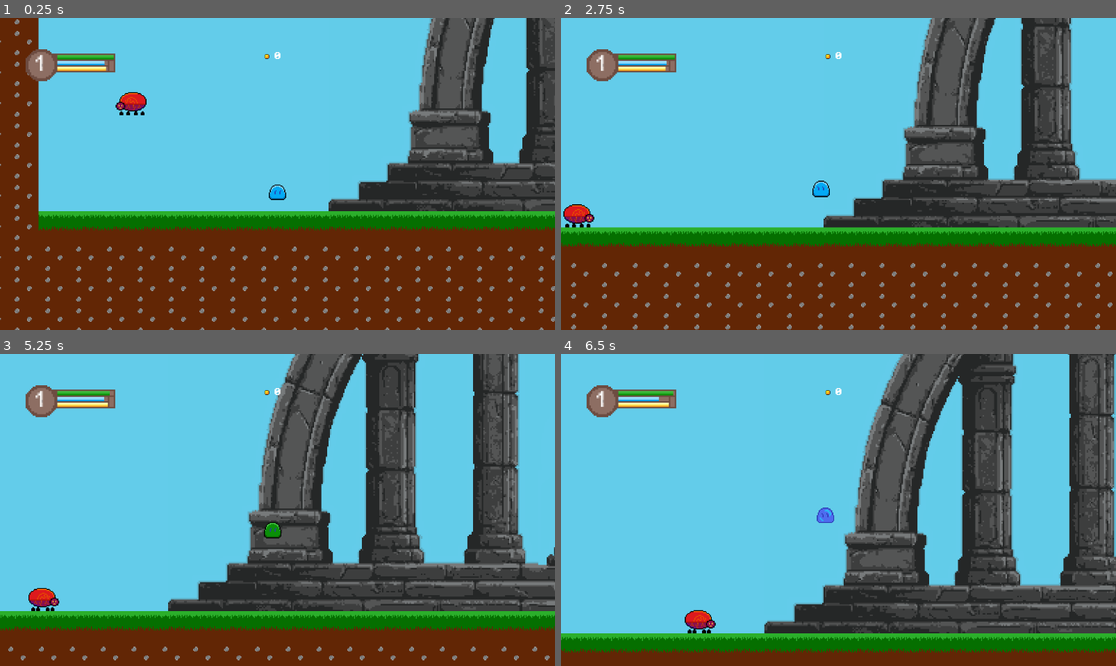
Above: before the commit, frames 1-4 (two rows, left to right).
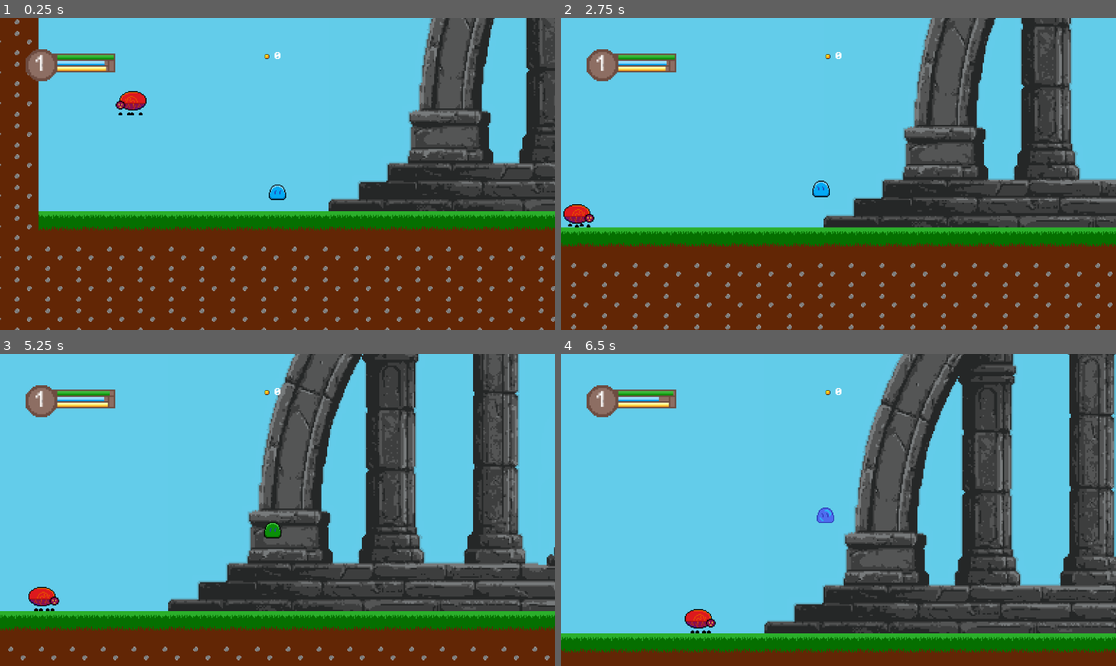
Above: after the commit, the same moments.

Repository: HEX-nova/Elegy-of-Ascension
Game: Godot game, scene res://Scenes/Tutorial.tscn
Two runs of this game, one before a commit and one after it. Both use one fixed random seed, a clock stepped at 60 frames per second and the inputs below.
Inputs (mouse positions are in pixels of both pictures, inside the frame that each line leads up to):
- Up to frame 1 (0.25 s): no input
- Up to frame 2 (2.75 s): tap Enter (ui_accept) at 0.5, 0.77, 1.52 s; move the mouse to (960, 158) at 0.52 s; press the mouse at (960, 158) at 0.53 s; hold Right (ui_right) 0.53-2.03 s; move the mouse to (727, 189) at 1.27 s; release the mouse at (727, 189) at 1.28 s; right-click (727, 189) at 1.35 s; move the mouse to (894, 105) at 2.02 s; hold Left (ui_left) from 2.03 s (still down); hold Shift (Sprint) from 2.03 s (still down)
- Up to frame 3 (5.25 s): move the mouse to (249, 572) at 2.77 s; release Left (ui_left) at 2.78 s; release Shift (Sprint) at 2.78 s; hold Right (ui_right) 2.78-4.28 s; click (249, 572) at 2.85 s; tap Enter (ui_accept) at 3.02, 3.77, 4.52 s; move the mouse to (444, 556) at 3.52 s; right-click (444, 556) at 3.6 s; move the mouse to (111, 463) at 4.27 s; hold Left (ui_left) 4.28-5.03 s; tap Shift (Sprint) at 4.35 s; move the mouse to (305, 510) at 5.02 s; press the mouse at (305, 510) at 5.03 s; hold Right (ui_right) from 5.03 s (still down)
- Up to frame 4 (6.5 s): move the mouse to (755, 432) at 5.77 s; release Right (ui_right) at 5.78 s; release the mouse at (755, 432) at 5.78 s; hold Left (ui_left) from 5.78 s (still down); right-click (755, 432) at 5.85 s; tap Enter (ui_accept) at 6.02 s

The runs differ from the first frame. In frame 1, 0.2% of the frame differs, in the area x 20-27%, y 23-32%; in frame 2, less than 0.1%; in frame 3, 0.2%; in frame 4, 0.2%.

Commit message:
cinderbug animation upgrade + player laser damage corection

Diff:
--- a/Scenes/cinderbug.tscn
+++ b/Scenes/cinderbug.tscn
@@ -4,26 +4,40 @@
 [ext_resource type="Script" uid="uid://c4nmpo8jpc42q" path="res://Scripts/cinderbug.gd" id="1_cfc6s"]
 [ext_resource type="PackedScene" uid="uid://4o6ka6gb6nch" path="res://Scenes/EnemyStatsComponent.tscn" id="2_cfc6s"]
 
-[sub_resource type="AtlasTexture" id="AtlasTexture_cfbg7"]
+[sub_resource type="AtlasTexture" id="AtlasTexture_cfc6s"]
 atlas = ExtResource("1_3dux3")
 region = Rect2(0, 0, 32, 32)
 
+[sub_resource type="AtlasTexture" id="AtlasTexture_cfbg7"]
+atlas = ExtResource("1_3dux3")
+region = Rect2(32, 0, 32, 32)
+
 [sub_resource type="AtlasTexture" id="AtlasTexture_ja4nx"]
 atlas = ExtResource("1_3dux3")
-region = Rect2(32, 0, 32, 32)
+region = Rect2(64, 0, 32, 32)
+
+[sub_resource type="AtlasTexture" id="AtlasTexture_vgx58"]
+atlas = ExtResource("1_3dux3")
+region = Rect2(96, 0, 32, 32)
 
 [sub_resource type="SpriteFrames" id="SpriteFrames_cfc6s"]
 animations = [{
 "frames": [{
 "duration": 1.0,
+"texture": SubResource("AtlasTexture_cfc6s")
+}, {
+"duration": 1.0,
 "texture": SubResource("AtlasTexture_cfbg7")
 }, {
 "duration": 1.0,
 "texture": SubResource("AtlasTexture_ja4nx")
+}, {
+"duration": 1.0,
+"texture": SubResource("AtlasTexture_vgx58")
 }],
 "loop": true,
 "name": &"default",
-"speed": 5.0
+"speed": 10.0
 }]
 
 [sub_resource type="RectangleShape2D" id="RectangleShape2D_cfc6s"]
--- a/Scripts/player.gd
+++ b/Scripts/player.gd
@@ -193,8 +193,8 @@
 			var result = space_state.intersect_ray(params)
 			if result:
 				var target = result.collider
-				if target.is_in_group("Enemy") and target.find_child("EnemyStatsCOmponent"):
-					target.find_child("EnemyStatsCOmponent").take_damage(round(stats.base_attack * 3.5), stats.element_type)
+				if target.is_in_group("Enemy") and target.find_child("EnemyStatsComponent"):
+					target.find_child("EnemyStatsComponent").take_damage(round(stats.base_attack * 3.5), stats.element_type)
 				hit_list.append(target.get_rid())
 			else:
 				break
Binary file changed: Sprites/Cinderbug-sheet.png
